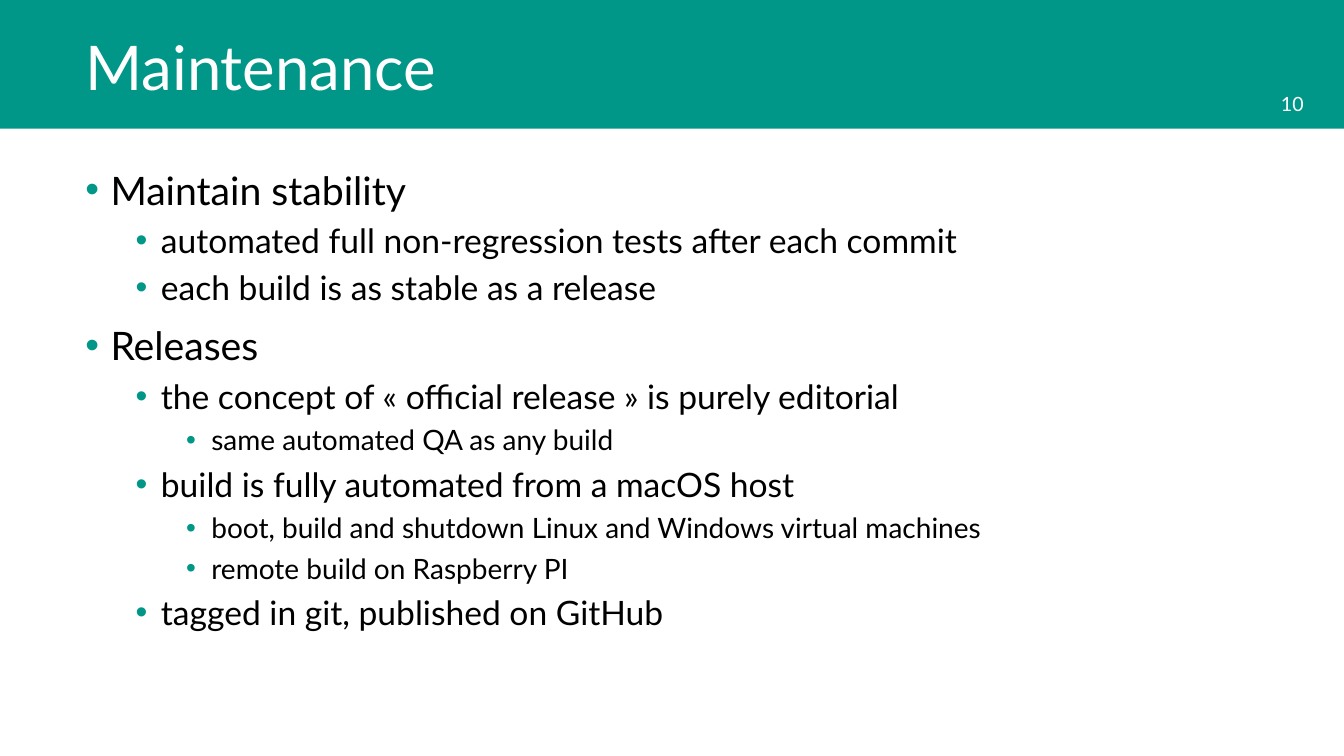
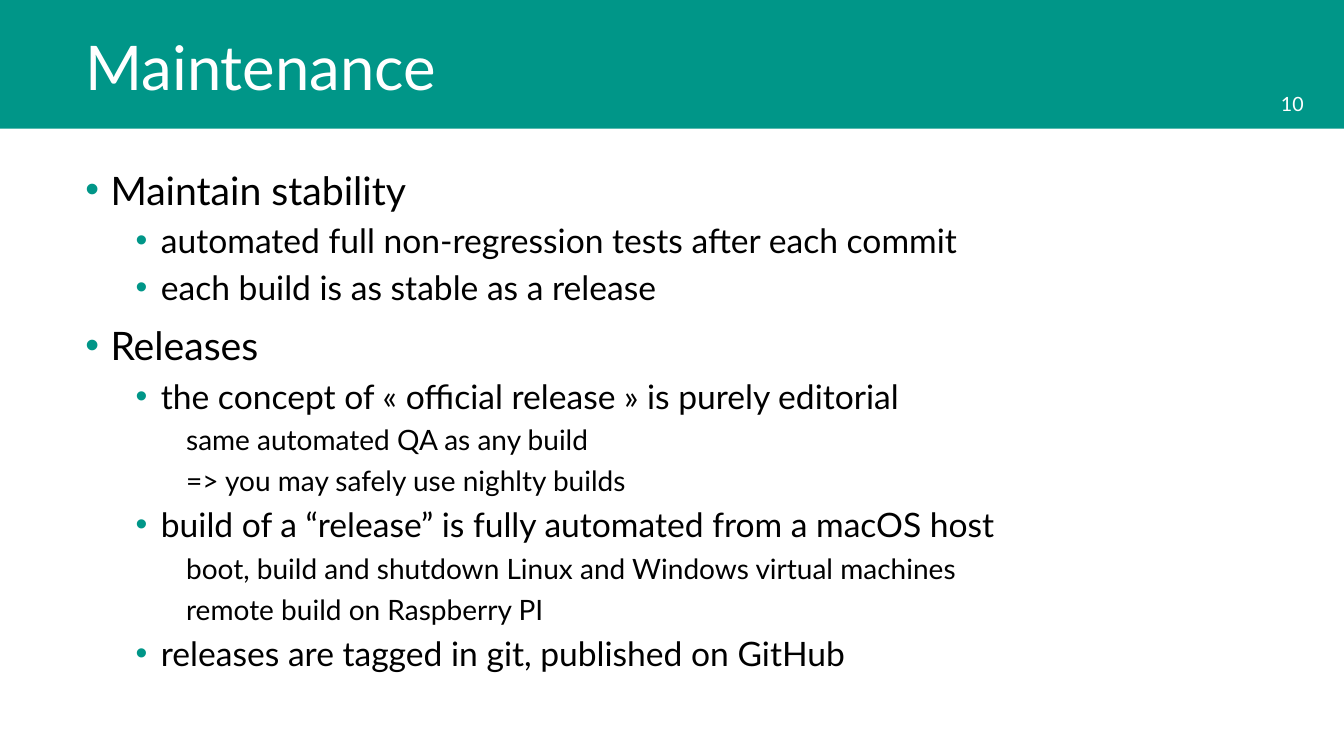
Before and after one commit to tsduck/tsduck, a slide deck: slide 10 of doc/tsduck-project.pptx. Drawn at 1344x756 pixels with LibreOffice and Linux fonts; fonts in the diff are those of the drawing; background and template pictures are left out. Boxes give left, top, right and bottom in pixels: in the first picture for what was removed or moved away, otherwise in the second. Text is boxed around its words. In the diff, an @@ line names an element or a change of style, - is before the commit and + after.

```diff
--- a/doc/tsduck-project.pptx
+++ b/doc/tsduck-project.pptx
@@ text at [186,429,955,625]: bullet • to none @@
@@ text at [161,470,994,543]: text changed @@
-  • build is fully automated from a macOS host
+    => you may safely use nighlty builds
+  • build of a “release” is fully automated from a macOS host
@@ text at [161,641,845,672]: text changed @@
-  • tagged in git, published on GitHub
+  • releases are tagged in git, published on GitHub
```
Also in this commit, not shown: 9 other slides changed, 8 other files.
